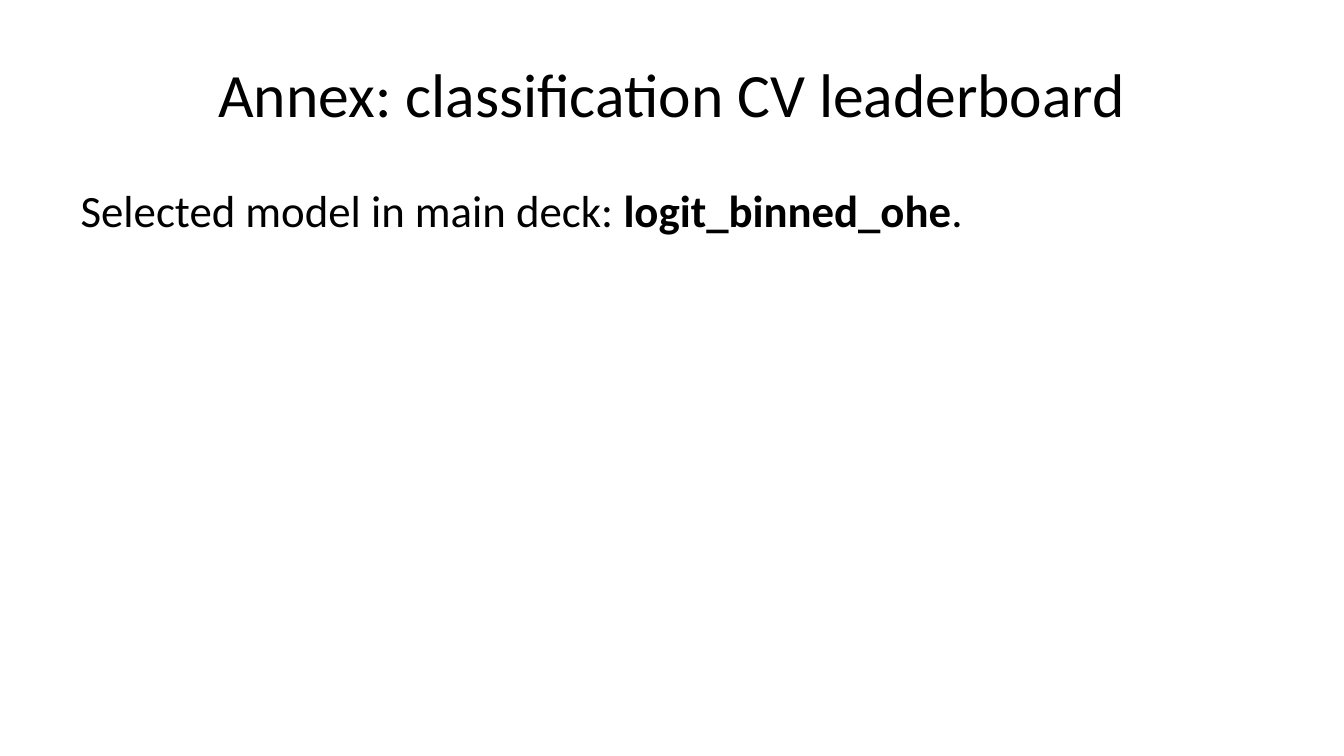
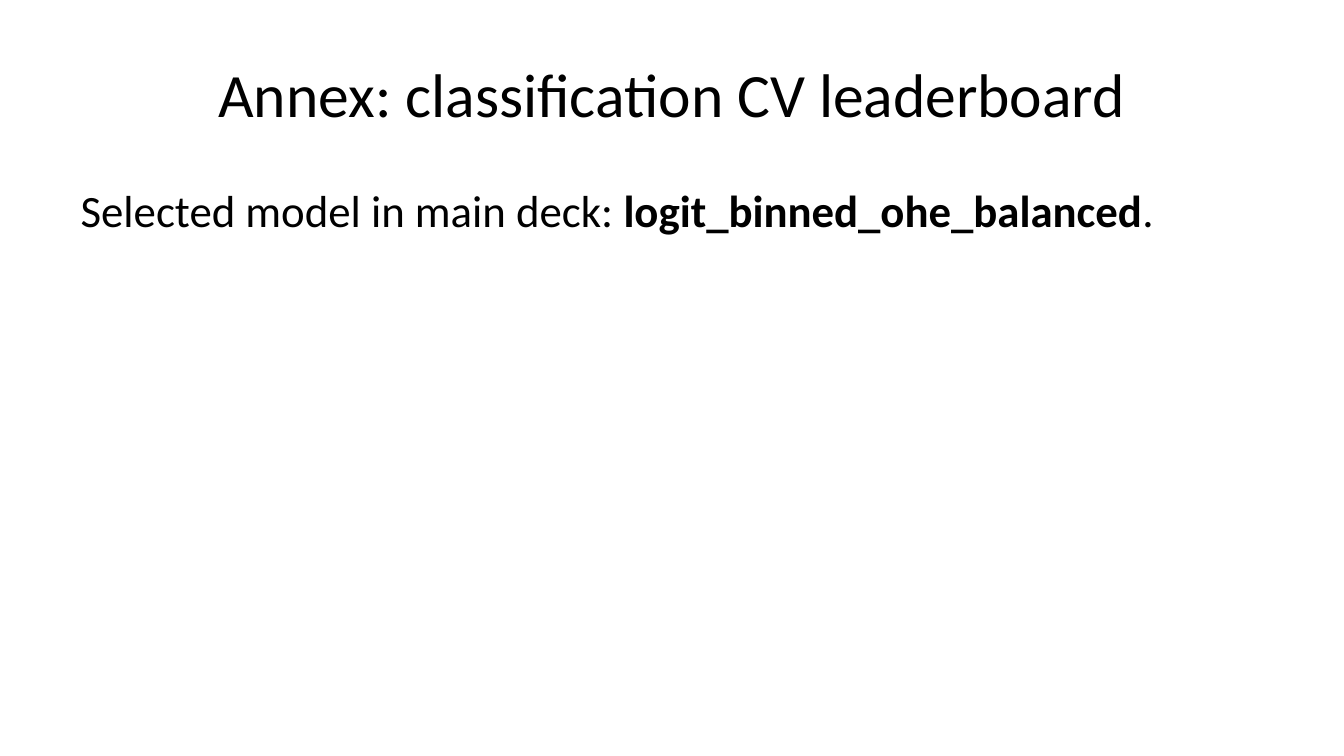
Before and after one commit to mrbungie/mib_cars_analysis, a slide deck: slide 32 of slidedeck/presentation.pptx (slide 31 before the commit). Drawn at 1344x756 pixels with LibreOffice and Linux fonts; fonts in the diff are those of the drawing. Boxes give left, top, right and bottom in pixels: in the first picture for what was removed or moved away, otherwise in the second. Text is boxed around its words. In the diff, an @@ line names an element or a change of style, - is before the commit and + after.

```diff
--- a/slidedeck/presentation.pptx
+++ b/slidedeck/presentation.pptx
@@ text at [81,195,1154,235]: text changed @@
-Selected model in main deck: logit_binned_ohe.
+Selected model in main deck: logit_binned_ohe_balanced.
```
Also in this commit, not shown: 14 other slides changed, 2 slides added, 1 slide removed, 18 other files.
